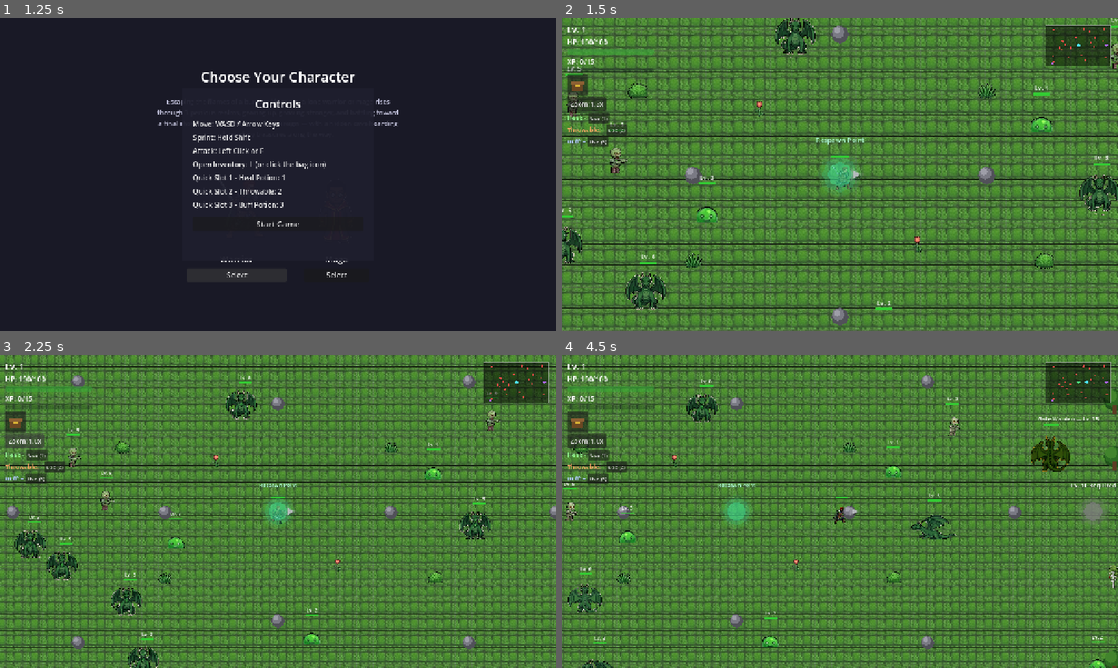
Above: before the commit, frames 1-4 (two rows, left to right).
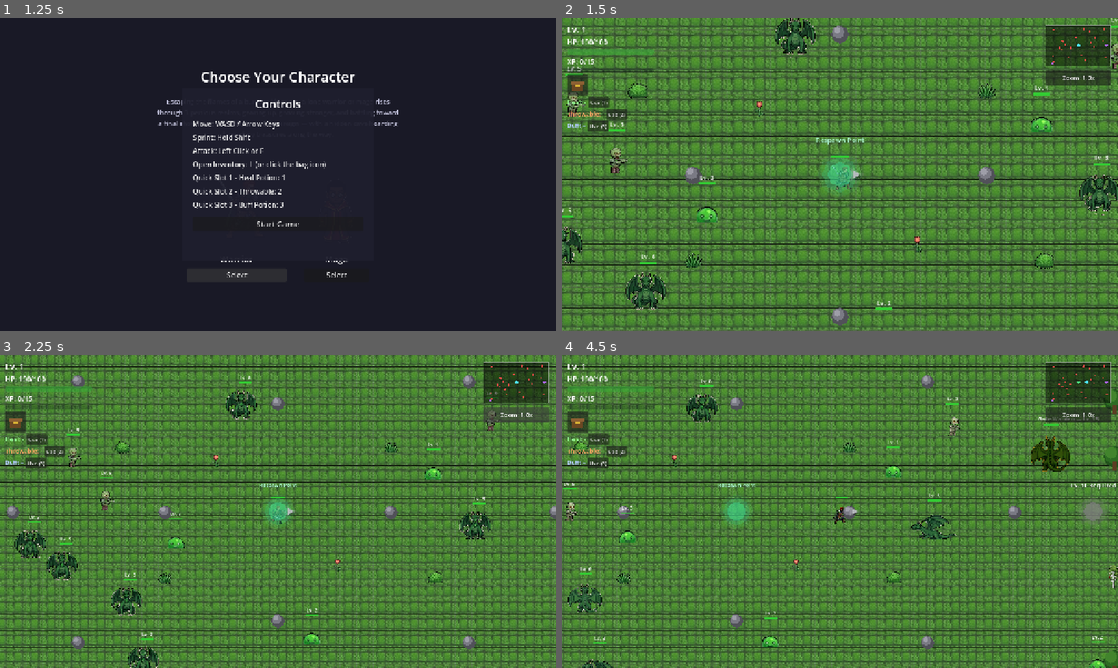
Above: after the commit, the same moments.

Repository: nhanptn1/topdownadventure
Game: Godot game, scene res://scenes/character_select.tscn
Two runs of this game, one before a commit and one after it. Both use one fixed random seed, a clock stepped at 60 frames per second and the inputs below.
Inputs (mouse positions are in pixels of both pictures, inside the frame that each line leads up to):
- Up to frame 1 (1.25 s): click "Select" at 0.5 s
- Up to frame 2 (1.5 s): click "Start Game" at 1.25 s
- Up to frame 3 (2.25 s): click "Zoom: 1.3x" at 2 s
- Up to frame 4 (4.5 s): click "Zoom: 1.0x" at 2.75 s; tap Enter at 3.5 s; move the mouse to (962, 495) at 3.52 s; hold D (move_right) 3.53-4.25 s; hold Shift (sprint) 3.53-4.25 s; click (962, 495) at 3.67 s; drag from (728, 527) to (717, 408) at 4.27 s

Frame 1 is identical in both runs. In frame 2, 1.4% of the frame differs, in the area x 1-99%, y 16-42%; in frame 3, 1.3%; in frame 4, 1.5%.

Commit message:
Move zoom button below minimap, add mouse scroll wheel zoom support
Zoom button relocated from the left HUD stack to directly beneath the
minimap (top-right). Scroll wheel up/down now also steps through the
zoom levels, clamping at the ends instead of wrapping (unlike the
button, which still cycles).

Diff:
--- a/scenes/player.tscn
+++ b/scenes/player.tscn
@@ -109,13 +109,6 @@
 polygon = PackedVector2Array(-4, -4, 4, -4, 4, 3, -4, 3)
 color = Color(0.85, 0.7, 0.2, 1)
 
-[node name="ZoomButton" type="Button" parent="HUD/Margin/VBox"]
-custom_minimum_size = Vector2(90, 32)
-size_flags_horizontal = 0
-theme_override_font_sizes/font_size = 14
-tooltip_text = "Toggle camera zoom"
-text = "Zoom: 1.3x"
-
 [node name="QuickSlotBar" type="VBoxContainer" parent="HUD/Margin/VBox"]
 theme_override_constants/separation = 2
 
@@ -169,6 +162,17 @@
 offset_bottom = 110.0
 script = ExtResource("4")
 
+[node name="ZoomButton" type="Button" parent="MinimapLayer"]
+anchor_left = 1.0
+anchor_right = 1.0
+offset_left = -166.0
+offset_top = 120.0
+offset_right = -16.0
+offset_bottom = 156.0
+theme_override_font_sizes/font_size = 14
+tooltip_text = "Toggle camera zoom (or scroll the mouse wheel)"
+text = "Zoom: 1.3x"
+
 [node name="InventoryUI" parent="." instance=ExtResource("3")]
 
 [node name="DeathScreen" type="CanvasLayer" parent="."]
@@ -248,7 +252,7 @@
 text = "Continue Playing"
 
 [connection signal="pressed" from="HUD/Margin/VBox/InventoryButton" to="." method="_on_inventory_button_pressed"]
-[connection signal="pressed" from="HUD/Margin/VBox/ZoomButton" to="." method="_on_zoom_button_pressed"]
+[connection signal="pressed" from="MinimapLayer/ZoomButton" to="." method="_on_zoom_button_pressed"]
 [connection signal="pressed" from="HUD/Margin/VBox/QuickSlotBar/Heal/UseButton" to="." method="_on_quick_slot_heal_pressed"]
 [connection signal="pressed" from="HUD/Margin/VBox/QuickSlotBar/Throwable/UseButton" to="." method="_on_quick_slot_throwable_pressed"]
 [connection signal="pressed" from="HUD/Margin/VBox/QuickSlotBar/Buff/UseButton" to="." method="_on_quick_slot_buff_pressed"]
--- a/scripts/player.gd
+++ b/scripts/player.gd
@@ -52,7 +52,7 @@
 @onready var death_countdown_label: Label = $DeathScreen/Center/VBox/CountdownLabel
 @onready var victory_screen: CanvasLayer = $VictoryScreen
 @onready var victory_info_label: Label = $VictoryScreen/Center/VBox/InfoLabel
-@onready var zoom_button: Button = $HUD/Margin/VBox/ZoomButton
+@onready var zoom_button: Button = $MinimapLayer/ZoomButton
 @onready var quick_slot_heal_label: Label = $HUD/Margin/VBox/QuickSlotBar/Heal/Label
 @onready var quick_slot_throwable_label: Label = $HUD/Margin/VBox/QuickSlotBar/Throwable/Label
 @onready var quick_slot_buff_label: Label = $HUD/Margin/VBox/QuickSlotBar/Buff/Label
@@ -210,6 +210,10 @@
 		return
 	if event is InputEventMouseButton and event.pressed and event.button_index == MOUSE_BUTTON_LEFT:
 		_try_attack()
+	elif event is InputEventMouseButton and event.pressed and event.button_index == MOUSE_BUTTON_WHEEL_UP:
+		_step_zoom(1)
+	elif event is InputEventMouseButton and event.pressed and event.button_index == MOUSE_BUTTON_WHEEL_DOWN:
+		_step_zoom(-1)
 	elif event is InputEventKey and event.pressed and not event.echo and event.physical_keycode == KEY_F:
 		_try_attack()
 	elif event is InputEventKey and event.pressed and not event.echo and event.physical_keycode == KEY_I:
@@ -240,6 +244,18 @@
 func _on_zoom_button_pressed() -> void:
 	var current_index := ZOOM_LEVELS.find(GlobalState.camera_zoom)
 	var next_index := (current_index + 1) % ZOOM_LEVELS.size() if current_index != -1 else 0
+	GlobalState.camera_zoom = ZOOM_LEVELS[next_index]
+	_apply_camera_zoom()
+	GlobalState.save_game()
+
+
+func _step_zoom(direction: int) -> void:
+	var current_index := ZOOM_LEVELS.find(GlobalState.camera_zoom)
+	if current_index == -1:
+		current_index = 0
+	var next_index: int = clampi(current_index + direction, 0, ZOOM_LEVELS.size() - 1)
+	if ZOOM_LEVELS[next_index] == GlobalState.camera_zoom:
+		return
 	GlobalState.camera_zoom = ZOOM_LEVELS[next_index]
 	_apply_camera_zoom()
 	GlobalState.save_game()
